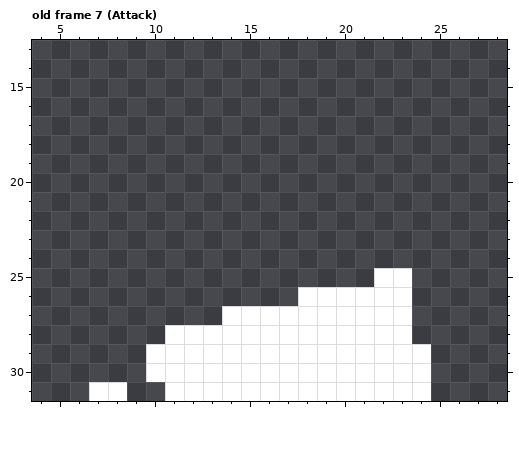
Two states of a pixel-art file, Assets/Sprites/FamiliarFish.aseprite. Above is the file before it was changed.
32x32 pixels, 11 frames. Shown: old frame 7 (Attack): x 4..28, y 13..31. The commit also changed other frames, which this record leaves out.
Once edited:
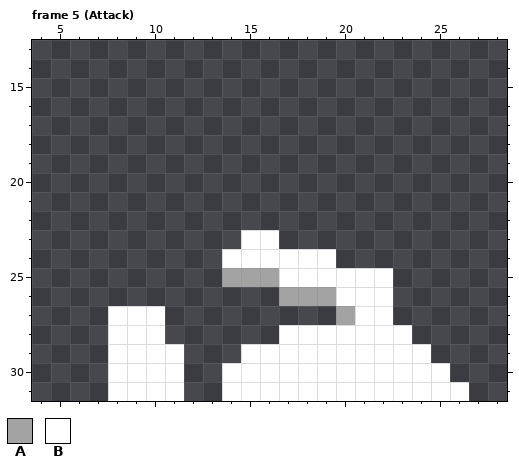
Palette (. is transparent): A #a3a3a3  B #ffffff
A new or re-ordered frame is compared with the old frame closest to it.
Difference:
frames re-ordered
Changed rows in their new state; - is an unchanged pixel.
Frame 5 (Attack) against old frame 7 (Attack):
first column x 7:
23 --------BB----------
24 -------BBBBBB-------
25 -------AAABBBBB-.---
26 ----------AAA---.---
27 -BBB---......A--.---
28 -BBB......----------
29 -BB--...------------
30 -BB--..-----------B-
31 .-BB-..-----------BB
Changed places in both pictures, as pixel boxes (x1, y1, x2, y2):
changed: (89, 230, 469, 401)
